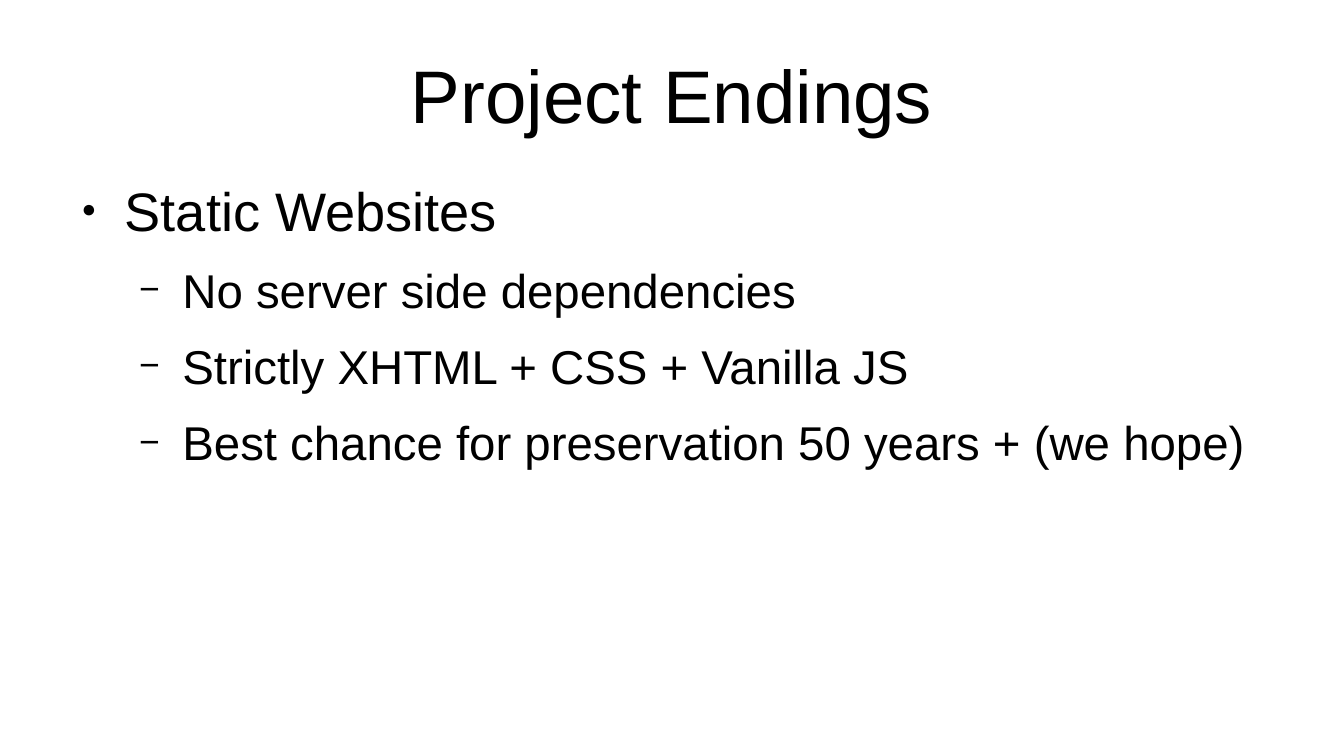
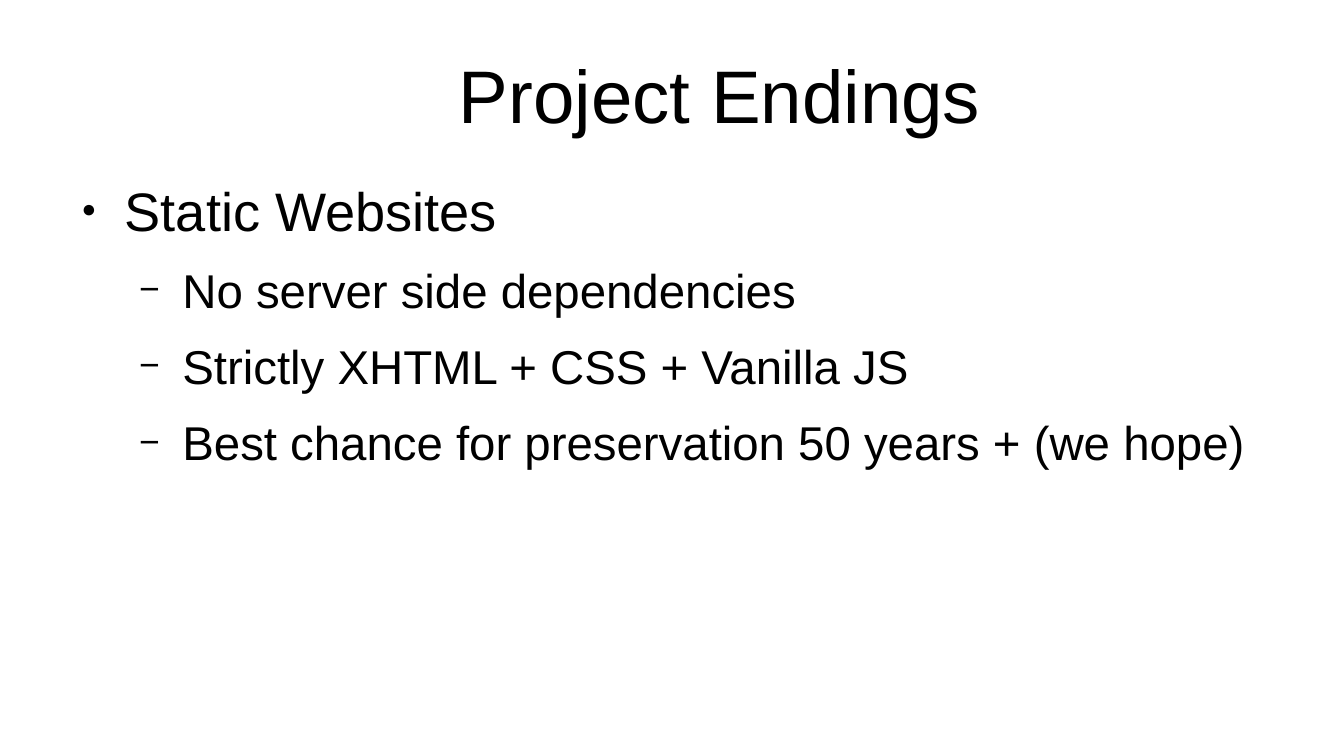
Before and after one commit to projectEndings/Endings, a slide deck: slide 3 of presentations/dhsi2020/staticSearch.odp (slide 2 before the commit). Drawn at 1344x756 pixels with LibreOffice and Linux fonts; fonts in the diff are those of the drawing. Boxes give left, top, right and bottom in pixels: in the first picture for what was removed or moved away, otherwise in the second. Text is boxed around its words. In the diff, an @@ line names an element or a change of style, - is before the commit and + after.

```diff
--- a/presentations/dhsi2020/staticSearch.odp
+++ b/presentations/dhsi2020/staticSearch.odp
@@ title "Project Endings": place and size @@
-title "Project Endings" at (411, 69, 932, 137)
+title "Project Endings" at (459, 69, 980, 137)
```
Also in this commit, not shown: 1 other slide changed, 11 slides added.
